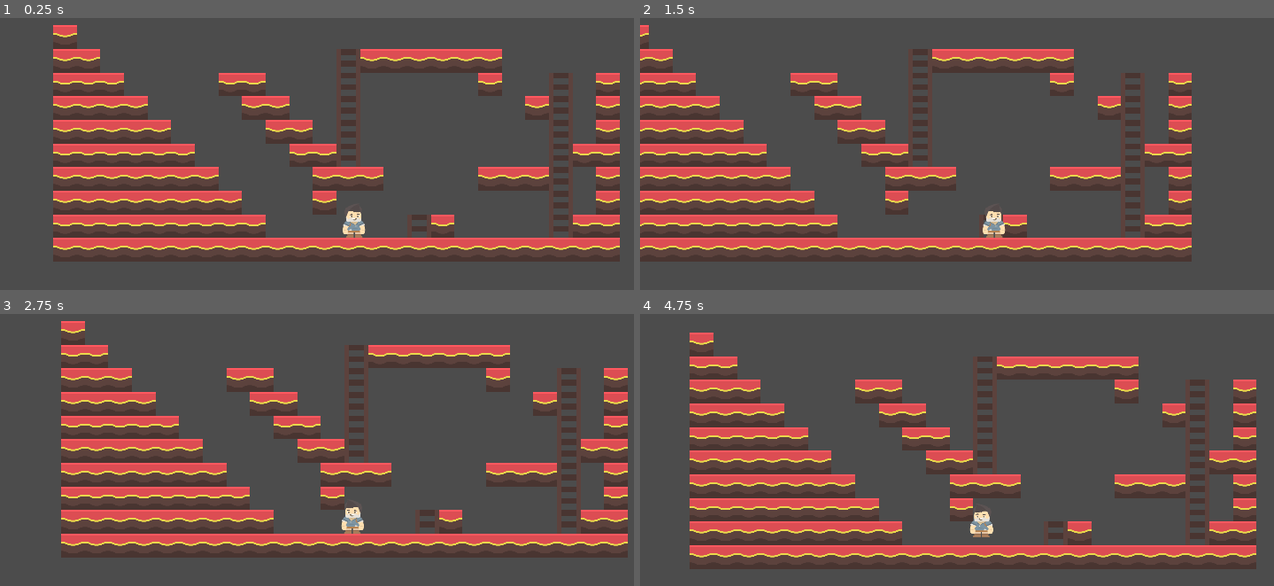
Above: before the commit, frames 1-4 (two rows, left to right).
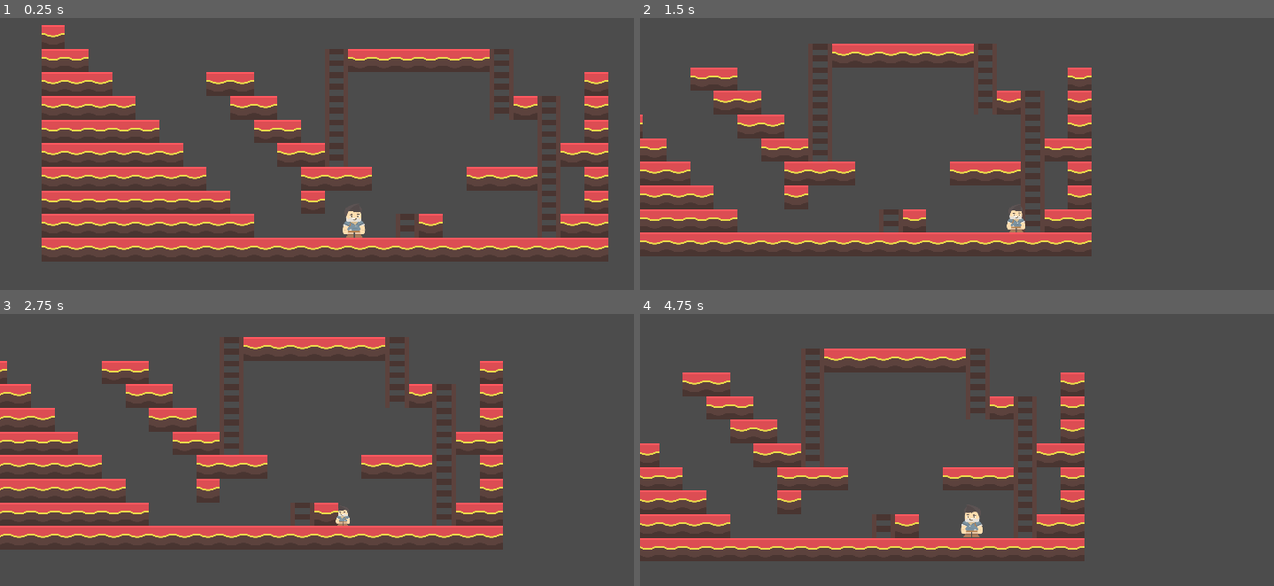
Above: after the commit, the same moments.

Repository: slavikse/life_is_not_the_end
Game: Godot game, scene res://scenes/main.tscn
Same seed, same stepped clock (60 frames per second), same inputs: the game is played once before the commit and once after it.
Inputs:
- Up to frame 1 (0.25 s): no input
- Up to frame 2 (1.5 s): hold D (ui_right) from 0.53 s (still down); tap F (ui_shape) at 0.6, 1.35 s; tap Space (ui_select) at 0.77 s
- Up to frame 3 (2.75 s): tap Space (ui_select) at 1.52 s; release D (ui_right) at 2.03 s; hold A (ui_left) from 2.03 s (still down); tap F (ui_shape) at 2.1 s
- Up to frame 4 (4.75 s): release A (ui_left) at 2.78 s; hold D (ui_right) 2.78-4.28 s; tap F (ui_shape) at 2.85, 3.6, 4.35 s; tap Space (ui_select) at 3.02, 3.77, 4.52 s; hold A (ui_left) from 4.28 s (still down)

The runs differ from the first frame. In frame 1, 12% of the frame differs, in the area x 6-98%, y 2-90%; in frame 2, 29%; in frame 3, 36%, in the area x 0-100%, y 2-90%; in frame 4, 32%.

Commit message:
Изменение размеров персонажа.
Для прыжков и бега подобраны значения по лучше.
Интерполяция размеров по нажатию на F.

Diff:
--- a/scenes/levels/level_01.tscn
+++ b/scenes/levels/level_01.tscn
@@ -58,10 +58,10 @@
 tile_set = SubResource( 2 )
 collision_friction = 0.0
 format = 1
-tile_data = PoolIntArray( -65545, 0, 0, -9, 0, 0, -8, 0, 0, -65533, 1, 1, -65532, 0, 0, -65531, 0, 0, -65530, 0, 0, -65529, 0, 0, -65528, 0, 0, -65527, 0, 0, 65527, 0, 0, 65528, 0, 0, 65529, 0, 0, 65534, 0, 0, 65535, 0, 0, 3, 1, 1, 9, 0, 0, 12, 1, 1, 14, 0, 0, 131063, 0, 0, 131064, 0, 0, 131065, 0, 0, 131066, 0, 0, 131071, 0, 0, 65536, 0, 0, 65539, 1, 1, 65547, 0, 0, 65548, 1, 1, 65550, …(1211 unchanged characters)…
+tile_data = PoolIntArray( -65545, 0, 0, -9, 0, 0, -8, 0, 0, -65533, 1, 1, -65532, 0, 0, -65531, 0, 0, -65530, 0, 0, -65529, 0, 0, -65528, 0, 0, -65527, 0, 0, -65526, 1, 1, 65527, 0, 0, 65528, 0, 0, 65529, 0, 0, 65534, 0, 0, 65535, 0, 0, 3, 1, 1, 10, 1, 1, 14, 0, 0, 131063, 0, 0, 131064, 0, 0, 131065, 0, 0, 131066, 0, 0, 131071, 0, 0, 65536, 0, 0, 65539, 1, 1, 65546, 1, 1, 65547, 0, 0, 65548, 1, 1, 65550, …(1211 unchanged characters)…
 __meta__ = {
 "_edit_lock_": true
 }
 
 [node name="Player" parent="." instance=ExtResource( 1 )]
-position = Vector2( 240, 387 )
+position = Vector2( 272, 392 )
--- a/scripts/components/player/jump.gd
+++ b/scripts/components/player/jump.gd
@@ -1,12 +1,12 @@
-const JUMP_POWER := 160.0
+const JUMP_POWER := 200.0
 const JUMP_UP_MULTIPLIER := 0.8 # Должно быть меньше 1.
 var current_jump_power := JUMP_POWER
 
-const GRAVITY := 60.0
+const GRAVITY := 65.0
 const JUMP_DOWN_MULTIPLIER := 1.01 # Должно быть больше 1.
 var current_gravity := GRAVITY
 
-const ROOF := 700
+const ROOF := 800.0
 
 var is_jump_pressed := false
 
--- a/scripts/components/player/move.gd
+++ b/scripts/components/player/move.gd
@@ -1,6 +1,6 @@
-const SPEED := 80
-const INITIAL_SPEED := SPEED / 2
-const MAX_SPEED := SPEED * 8
+const SPEED := 80.0
+const INITIAL_SPEED := SPEED / 1.5
+const MAX_SPEED := SPEED * 7.5
 const SPEED_DECREASE := SPEED * 1.5
 
 var is_left_pressed := false
--- a/scripts/components/player/player.gd
+++ b/scripts/components/player/player.gd
@@ -5,23 +5,18 @@
 
 var move := preload('./move.gd').new()
 var jump := preload('./jump.gd').new()
+var resize := preload('./resize.gd').new()
 
 onready var sprite := $Sprite as Sprite
-
-# TODO Уменьшение / увеличение персонажа для прохождения уровней в разных местах (интерполяция)
 
 #warning-ignore:unused_argument
 func _physics_process(delta: float) -> void:
     moving()
     jumping()
-
     sprite_flip()
 
-#    if Input.is_action_just_pressed('ui_shape'):
-#        print(1)
-
-    #warning-ignore:return_value_discarded
-    move_and_slide(velocity, FLOOR)
+    scale = resize.transform(scale)
+    velocity = move_and_slide(velocity, FLOOR)
 
 
 func moving() -> void:
--- /dev/null
+++ b/scripts/components/player/resize.gd
@@ -0,0 +1,14 @@
+var is_little := false
+var small := Vector2(0.6, 0.6)
+var normal := Vector2(1.0, 1.0)
+var interpolation_time := 0.1
+
+
+# TDOO если увиличиться в месте, где персонаж не влезет - то это его уничтожит / fn.
+func transform(scale: Vector2) -> Vector2:
+    if Input.is_action_just_pressed('ui_shape'):
+        is_little = !is_little
+
+    var target_scale := small if is_little else normal
+
+    return scale.linear_interpolate(target_scale, interpolation_time)
